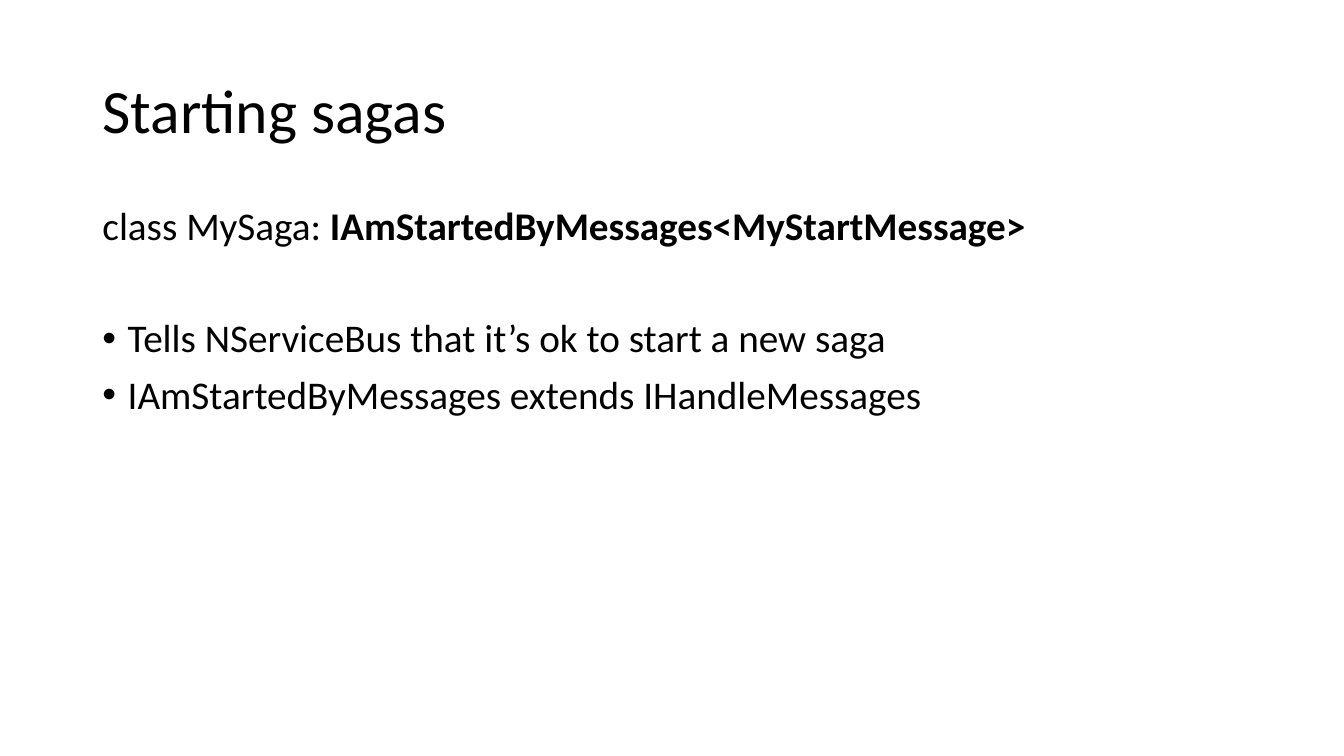
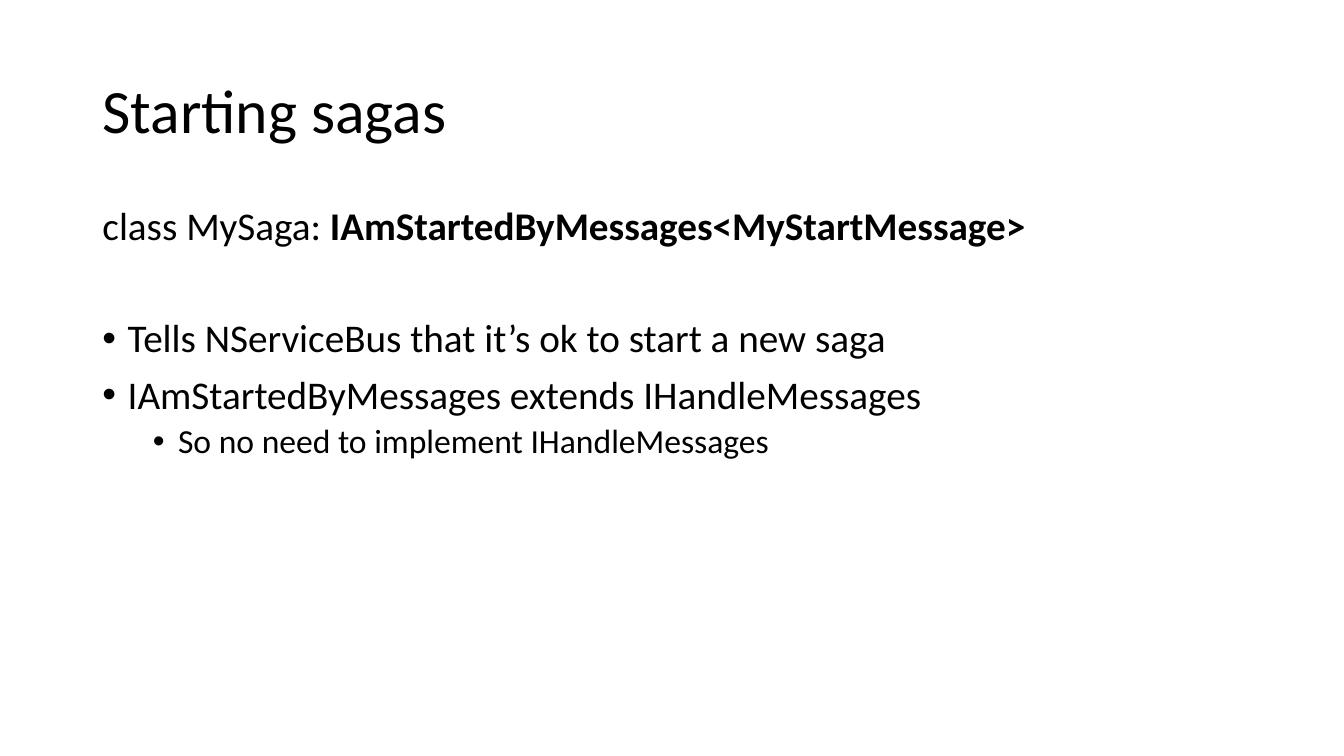
Before and after one commit to Particular/SagaMasterClass, a slide deck: slide 6 of SagaMasterClass.pptx. Drawn at 1344x756 pixels with LibreOffice and Linux fonts; fonts in the diff are those of the drawing. Boxes give left, top, right and bottom in pixels: in the first picture for what was removed or moved away, otherwise in the second. Text is boxed around its words. In the diff, an @@ line names an element or a change of style, - is before the commit and + after.

```diff
--- a/SagaMasterClass.pptx
+++ b/SagaMasterClass.pptx
@@ text at [178,429,769,459]: paragraph added @@
+  • So no need to implement IHandleMessages
```
Also in this commit, not shown: 12 other slides changed, 5 slides added.
